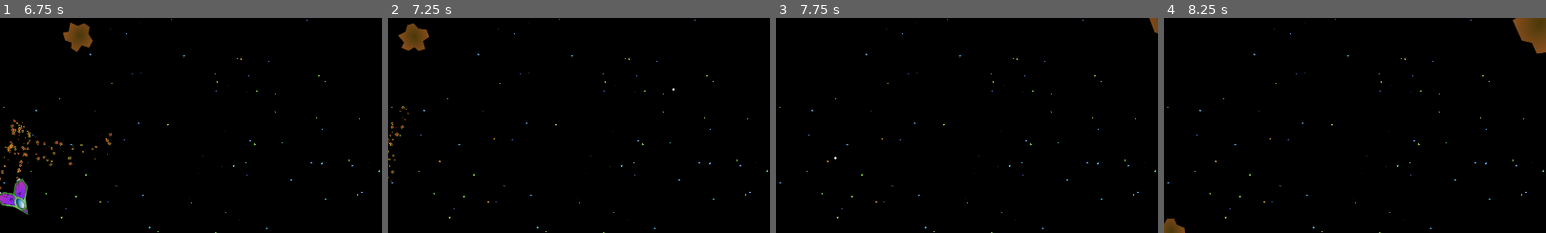
Above: before the commit, frames 1-4 (left to right).
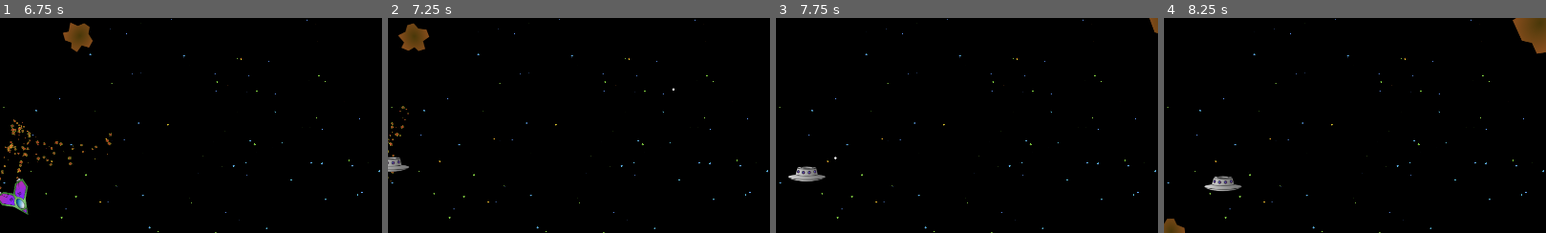
Above: after the commit, the same moments.

Repository: avrame/space-rocks-godot
Game: Godot game, scene res://Scenes/main.tscn
Two runs of this game, one before a commit and one after it. Both use one fixed random seed, a clock stepped at 60 frames per second and the inputs below. Sound files missing from this copy of the repository are replaced by a short silence.
Inputs:
- Up to frame 1 (6.75 s): tap Enter at 0.5 s; hold Right (rotate-right) 0.53-1.28 s; hold Space (fire) 0.53-1.28 s; hold Left (rotate-left) 1.28-2.03 s; tap Space (fire) every 1.5 s from 1.35 to 5.85 s; hold Right (rotate-right) 2.03-2.78 s; hold Space (fire) 2.03-2.78 s; hold Up (thrust) 2.78-3.53 s; hold Space (fire) 3.53-4.28 s; hold Left (rotate-left) 3.53-5.78 s; hold Space (fire) 5.03-5.78 s; hold Right (rotate-right) 5.78-6.53 s; hold Up (thrust) from 6.53 s (still down); hold Space (fire) from 6.53 s (still down)
- Up to frame 2 (7.25 s): keep holding Up (thrust); keep holding Space (fire)
- Up to frame 3 (7.75 s): release Up (thrust) at 7.28 s; release Space (fire) at 7.28 s; hold Right (rotate-right) from 7.28 s (still down); tap Space (fire) at 7.35 s
- Up to frame 4 (8.25 s): release Right (rotate-right) at 8.03 s; hold Left (rotate-left) from 8.03 s (still down); hold Space (fire) from 8.03 s (still down)
The pictures show only the part of the screen within x 0-50%, y 31-81%; the shares and areas given below are measured in that part.

Frame 1 is identical in both runs. In frame 2, 0.3% of the frame differs, in the area x 0-6%, y 64-72%; in frame 3, 0.5%, in the area x 3-13%, y 68-76%; in frame 4, 0.5%.

Commit message:
Added enemy ship. Moves randomly at random times.

Diff:
--- a/Scenes/base_level.tscn
+++ b/Scenes/base-level.tscn
@@ -3,7 +3,7 @@
 [ext_resource type="Script" path="res://Scripts/stars.gd" id="1_q0gxm"]
 [ext_resource type="Script" path="res://Scripts/level.gd" id="1_wqdps"]
 [ext_resource type="PackedScene" uid="uid://bcdeqofdqsjsl" path="res://Scenes/asteroid.tscn" id="2_gemu2"]
-[ext_resource type="PackedScene" uid="uid://bke7ht6hwx7em" path="res://Scenes/space_ship.tscn" id="3_a2bo4"]
+[ext_resource type="PackedScene" uid="uid://bke7ht6hwx7em" path="res://Scenes/space-ship.tscn" id="3_a2bo4"]
 
 [node name="Level" type="Node2D"]
 script = ExtResource("1_wqdps")
@@ -17,3 +17,8 @@
 
 [node name="SpaceShip" parent="." instance=ExtResource("3_a2bo4")]
 position = Vector2(960, 540)
+
+[node name="EnemySpawner" type="Timer" parent="."]
+one_shot = true
+
+[connection signal="timeout" from="EnemySpawner" to="." method="_on_enemy_spawner_timeout"]
--- /dev/null
+++ b/Scenes/enemy-ship.tscn
@@ -0,0 +1,21 @@
+[gd_scene load_steps=4 format=3 uid="uid://dx8vq1tmb3hlc"]
+
+[ext_resource type="Script" path="res://Scripts/enemy_ship.gd" id="1_afqam"]
+[ext_resource type="Texture2D" uid="uid://baawhx1068gqs" path="res://Textures/enemy-ship.png" id="2_auysf"]
+[ext_resource type="AudioStream" uid="uid://c7gixjn7g2ukw" path="res://Audio/enemy-engine.wav" id="3_jdb2g"]
+
+[node name="EnemyShip" type="Node2D"]
+script = ExtResource("1_afqam")
+
+[node name="Sprite2D" type="Sprite2D" parent="."]
+texture = ExtResource("2_auysf")
+
+[node name="EngineNoise" type="AudioStreamPlayer2D" parent="."]
+stream = ExtResource("3_jdb2g")
+volume_db = -5.0
+
+[node name="ChangeDirectionTimer" type="Timer" parent="."]
+one_shot = true
+
+[connection signal="finished" from="EngineNoise" to="." method="_on_engine_noise_finished"]
+[connection signal="timeout" from="ChangeDirectionTimer" to="." method="start_change_dir_timer"]
--- a/Scenes/level1.tscn
+++ b/Scenes/level1.tscn
@@ -1,6 +1,6 @@
 [gd_scene load_steps=3 format=3 uid="uid://s888kf5mypvs"]
 
-[ext_resource type="PackedScene" uid="uid://c426h6wdibxd" path="res://Scenes/base_level.tscn" id="1_7eynj"]
+[ext_resource type="PackedScene" uid="uid://c426h6wdibxd" path="res://Scenes/base-level.tscn" id="1_7eynj"]
 [ext_resource type="PackedScene" uid="uid://bcdeqofdqsjsl" path="res://Scenes/asteroid.tscn" id="2_7w8gf"]
 
 [node name="Level" instance=ExtResource("1_7eynj")]
--- a/Scenes/level2.tscn
+++ b/Scenes/level2.tscn
@@ -1,6 +1,6 @@
 [gd_scene load_steps=3 format=3 uid="uid://cwesb3ojwejjf"]
 
-[ext_resource type="PackedScene" uid="uid://c426h6wdibxd" path="res://Scenes/base_level.tscn" id="1_byq2t"]
+[ext_resource type="PackedScene" uid="uid://c426h6wdibxd" path="res://Scenes/base-level.tscn" id="1_byq2t"]
 [ext_resource type="PackedScene" uid="uid://bcdeqofdqsjsl" path="res://Scenes/asteroid.tscn" id="2_jdw2e"]
 
 [node name="Level" instance=ExtResource("1_byq2t")]
--- a/Scenes/level3.tscn
+++ b/Scenes/level3.tscn
@@ -1,6 +1,6 @@
 [gd_scene load_steps=3 format=3 uid="uid://dxq2r4crx55l3"]
 
-[ext_resource type="PackedScene" uid="uid://c426h6wdibxd" path="res://Scenes/base_level.tscn" id="1_2v1qt"]
+[ext_resource type="PackedScene" uid="uid://c426h6wdibxd" path="res://Scenes/base-level.tscn" id="1_2v1qt"]
 [ext_resource type="PackedScene" uid="uid://bcdeqofdqsjsl" path="res://Scenes/asteroid.tscn" id="2_e3n8d"]
 
 [node name="Level" instance=ExtResource("1_2v1qt")]
--- a/Scenes/space_ship.tscn
+++ b/Scenes/space-ship.tscn
@@ -1,11 +1,11 @@
 [gd_scene load_steps=8 format=3 uid="uid://bke7ht6hwx7em"]
 
-[ext_resource type="Texture2D" uid="uid://cj67mg0r7dye3" path="res://Textures/Spaceship.png" id="1_6c8e2"]
-[ext_resource type="Script" path="res://Scripts/space_ship.gd" id="1_u6yal"]
-[ext_resource type="PackedScene" uid="uid://3gwsjb0lgeo" path="res://Scenes/engine_stream.tscn" id="3_0a0lr"]
-[ext_resource type="Texture2D" uid="uid://bc81bnmvnps7x" path="res://Textures/explosion-part.png" id="4_u2cfk"]
-[ext_resource type="AudioStream" uid="uid://d321pmavxilib" path="res://Audio/ship-explodes.wav" id="5_4b0x3"]
-[ext_resource type="AudioStream" uid="uid://doxkwsxydoe0m" path="res://Audio/pew-pew.wav" id="6_0twj2"]
+[ext_resource type="Script" path="res://Scripts/space_ship.gd" id="1_cgh3a"]
+[ext_resource type="PackedScene" uid="uid://3gwsjb0lgeo" path="res://Scenes/engine-stream.tscn" id="2_nawi5"]
+[ext_resource type="Texture2D" uid="uid://cj67mg0r7dye3" path="res://Textures/Spaceship.png" id="3_bg2ua"]
+[ext_resource type="Texture2D" uid="uid://bc81bnmvnps7x" path="res://Textures/explosion-part.png" id="4_ipmgs"]
+[ext_resource type="AudioStream" uid="uid://d321pmavxilib" path="res://Audio/ship-explodes.wav" id="5_dqydu"]
+[ext_resource type="AudioStream" uid="uid://doxkwsxydoe0m" path="res://Audio/pew-pew.wav" id="6_8nejh"]
 
 [sub_resource type="ParticleProcessMaterial" id="ParticleProcessMaterial_q1cqy"]
 particle_flag_disable_z = true
@@ -27,18 +27,18 @@
 [node name="SpaceShip" type="CharacterBody2D"]
 position = Vector2(2.08165e-12, 2.08165e-12)
 scale = Vector2(0.5, 0.5)
-script = ExtResource("1_u6yal")
+script = ExtResource("1_cgh3a")
 
-[node name="LeftEngineStream" parent="." instance=ExtResource("3_0a0lr")]
+[node name="LeftEngineStream" parent="." instance=ExtResource("2_nawi5")]
 position = Vector2(-60, 90)
 emitting = false
 
-[node name="RightEngineStream" parent="." instance=ExtResource("3_0a0lr")]
+[node name="RightEngineStream" parent="." instance=ExtResource("2_nawi5")]
 position = Vector2(58, 92)
 emitting = false
 
 [node name="Sprite2D" type="Sprite2D" parent="."]
-texture = ExtResource("1_6c8e2")
+texture = ExtResource("3_bg2ua")
 
 [node name="CollisionPolygon2D" type="CollisionPolygon2D" parent="."]
 polygon = PackedVector2Array(35, -15, 0, -86, -34, -15, -80, 30, -81, 79, -36, 79, -1, 43, 37, 79, 81, 79, 81, 27)
@@ -47,16 +47,17 @@
 emitting = false
 amount = 64
 process_material = SubResource("ParticleProcessMaterial_q1cqy")
-texture = ExtResource("4_u2cfk")
+texture = ExtResource("4_ipmgs")
 lifetime = 0.5
 one_shot = true
 
 [node name="ExplosionSound" type="AudioStreamPlayer2D" parent="."]
-stream = ExtResource("5_4b0x3")
+stream = ExtResource("5_dqydu")
 volume_db = -15.0
+pitch_scale = 0.75
 
 [node name="PewPewSound" type="AudioStreamPlayer2D" parent="."]
-stream = ExtResource("6_0twj2")
+stream = ExtResource("6_8nejh")
 volume_db = -10.0
 
 [node name="GunMarker" type="Marker2D" parent="."]
--- /dev/null
+++ b/Scripts/enemy_ship.gd
@@ -0,0 +1,38 @@
+extends Node2D
+
+@onready var screen_size = get_viewport_rect().size
+@onready var Level = get_node("/root/Main/LevelContainer/Level")
+const SPEED = 150
+var sprite_width
+var sprite_height
+var velocity = Vector2.RIGHT
+
+# Called when the node enters the scene tree for the first time.
+func _ready() -> void:
+	sprite_width = $Sprite2D.texture.get_width()
+	sprite_height = $Sprite2D.texture.get_height()
+	$EngineNoise.play()
+	var y_pos = randi_range(screen_size.y / 4, 3 * screen_size.y / 4)
+	position = Vector2(-sprite_width, y_pos)
+	change_direction()
+	start_change_dir_timer()
+
+# Called every frame. 'delta' is the elapsed time since the previous frame.
+func _process(delta: float) -> void:
+	position += delta * velocity * SPEED
+	if position.x > screen_size.x + sprite_width or \
+	position.y > screen_size.y + sprite_height or position.y < 0 - sprite_height:
+		queue_free()
+		Level.start_enemy_spawner()
+
+func change_direction():
+	var rand_angle = randf_range(-PI/4, PI/4)
+	velocity = Vector2.RIGHT.rotated(rand_angle)
+
+func _on_engine_noise_finished() -> void:
+	$EngineNoise.play()
+
+func start_change_dir_timer():
+	change_direction()
+	$ChangeDirectionTimer.wait_time = randi_range(2, 5)
+	$ChangeDirectionTimer.start()
--- a/Scripts/level.gd
+++ b/Scripts/level.gd
@@ -1,11 +1,21 @@
 extends Node2D
 
+@onready var EnemyShip = preload("res://Scenes/enemy-ship.tscn")
 
 # Called when the node enters the scene tree for the first time.
 func _ready() -> void:
-	pass # Replace with function body.
-
+	start_enemy_spawner()
 
 # Called every frame. 'delta' is the elapsed time since the previous frame.
 func _process(delta: float) -> void:
 	pass
+
+func start_enemy_spawner():
+	var enemy_timeout = randi_range(5, 30)
+	$EnemySpawner.wait_time = enemy_timeout
+	$EnemySpawner.start()
+
+
+func _on_enemy_spawner_timeout() -> void:
+	var enemy_ship = EnemyShip.instantiate()
+	add_child(enemy_ship)
--- a/Scripts/level_container.gd
+++ b/Scripts/level_container.gd
@@ -32,6 +32,6 @@
 
 func _on_new_game_button_pressed() -> void:
 	current_level = 1
-	remove_child($Level )
+	remove_child($Level)
 	load_current_level()
 	restart_game.emit()
Not shown, added: Audio/enemy-engine.wav.import
Renamed: Scenes/engine_stream.tscn -> Scenes/engine-stream.tscn
Binary file added: Textures/enemy-ship.png
Not shown, added: Textures/enemy-ship.png.import
Not shown, added: .DS_Store
Not shown, added: Audio/enemy-engine.wav
